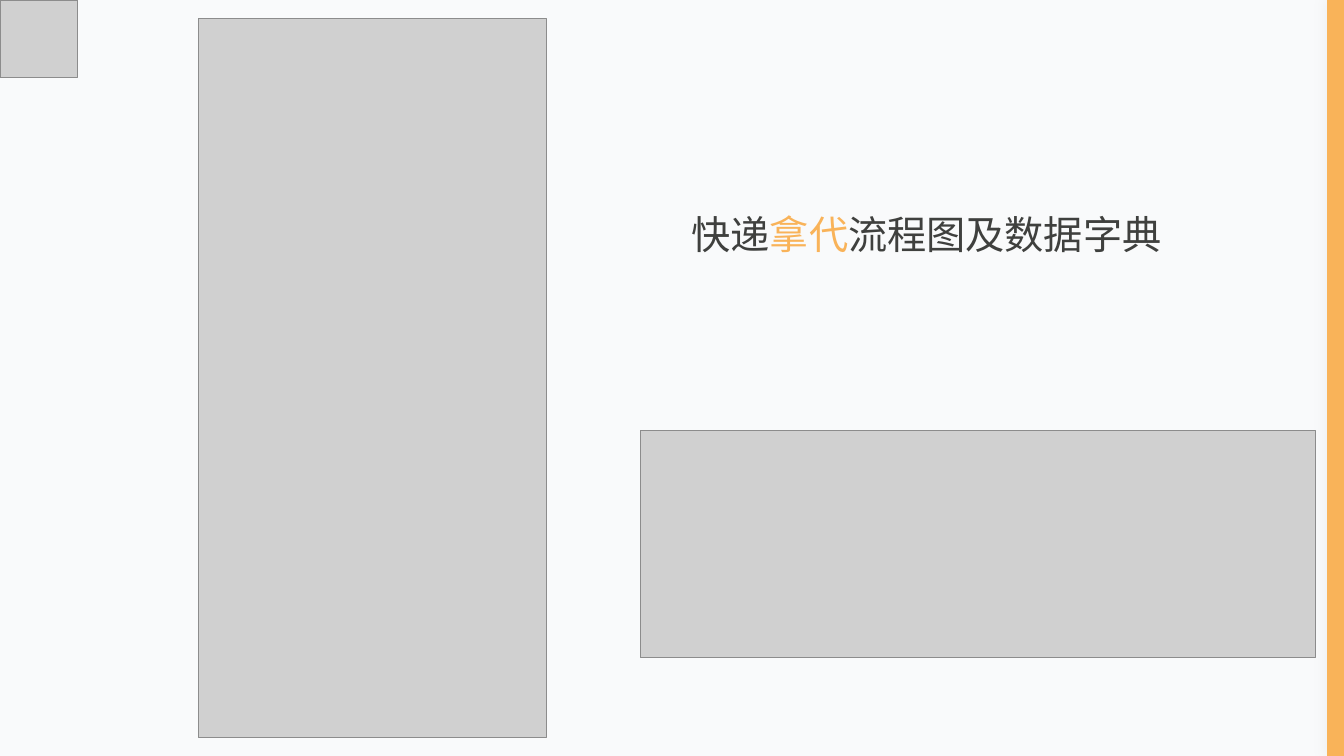
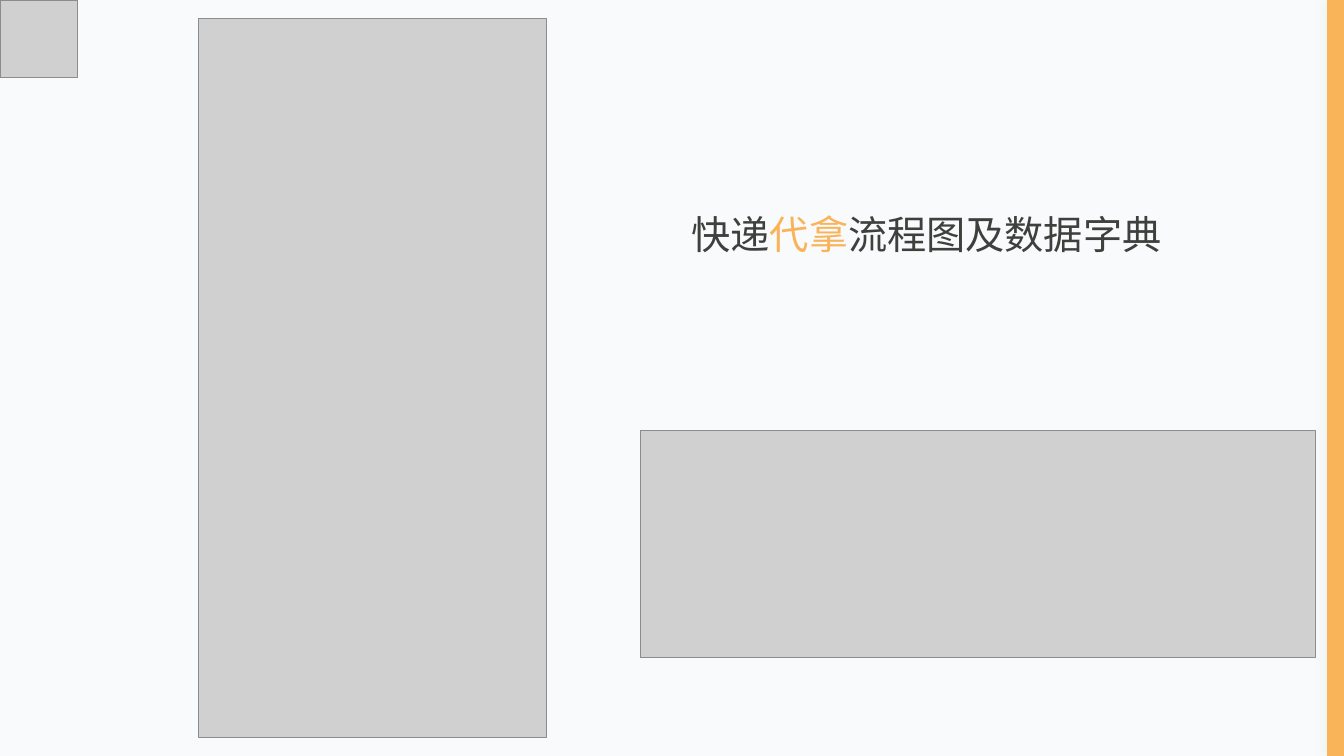
Before and after one commit to lorenzoyoung/ZUCC-Lazy-Bone, a slide deck: slide 15 of 评审PPT/SE2019春-G11-软件需求规格说明(SRS)/SE2019春-G11-软件需求规格说明(SRS)PPT.pptx. Drawn at 1344x756 pixels with LibreOffice and Linux fonts; fonts in the diff are those of the drawing; grey boxes stand for pictures. Boxes give left, top, right and bottom in pixels: in the first picture for what was removed or moved away, otherwise in the second. Text is boxed around its words. In the diff, an @@ line names an element or a change of style, - is before the commit and + after.

Commit message:
2019-4-15 15:16:43
15:16:53

```diff
--- a/评审PPT/SE2019春-G11-软件需求规格说明(SRS)/SE2019春-G11-软件需求规格说明(SRS)PPT.pptx
+++ b/评审PPT/SE2019春-G11-软件需求规格说明(SRS)/SE2019春-G11-软件需求规格说明(SRS)PPT.pptx
@@ text at <box>692,215,1162,252</box>: text changed @@
-快递拿代流程图及数据字典
+快递代拿流程图及数据字典
```
